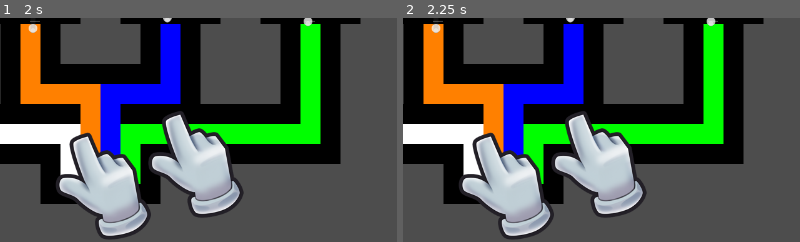
Above: before the commit, frames 1-2 (left to right).
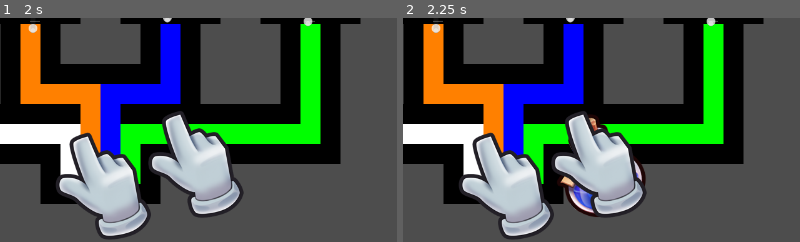
Above: after the commit, the same moments.

Repository: IceEmperor4944/PhilosophersStone
Game: Godot game, scene res://Scenes/ExampleMain.tscn
Same seed, same stepped clock (60 frames per second), same inputs: the game is played once before the commit and once after it.
Inputs (mouse positions are % of the whole screen's width and height, from its top left):
- Up to frame 1 (2 s): click (8, 15) at 0.5 s; click (50, 6) at 1.25 s
- Up to frame 2 (2.25 s): click (63, 82) at 2 s
The pictures show only the part of the screen within x 38-88%, y 50-100%; the shares and areas given below are measured in that part.

Frame 1 is identical in both runs. In frame 2, 1.2% of the frame differs, in the area x 38-62%, y 43-89%.

Commit message:
forgot a change for signal
fixed where spawn code is

Diff:
--- a/quest-for-the-philosopher's-stone/Scripts/example_main.gd
+++ b/quest-for-the-philosopher's-stone/Scripts/example_main.gd
@@ -38,4 +38,5 @@
 
 
 func _on_hud_emit_hand_button_pressed() -> void:
-	pass # Replace with function body.
+	var instance = IngredientSpawnedScene.instantiate()
+	add_child(instance)
